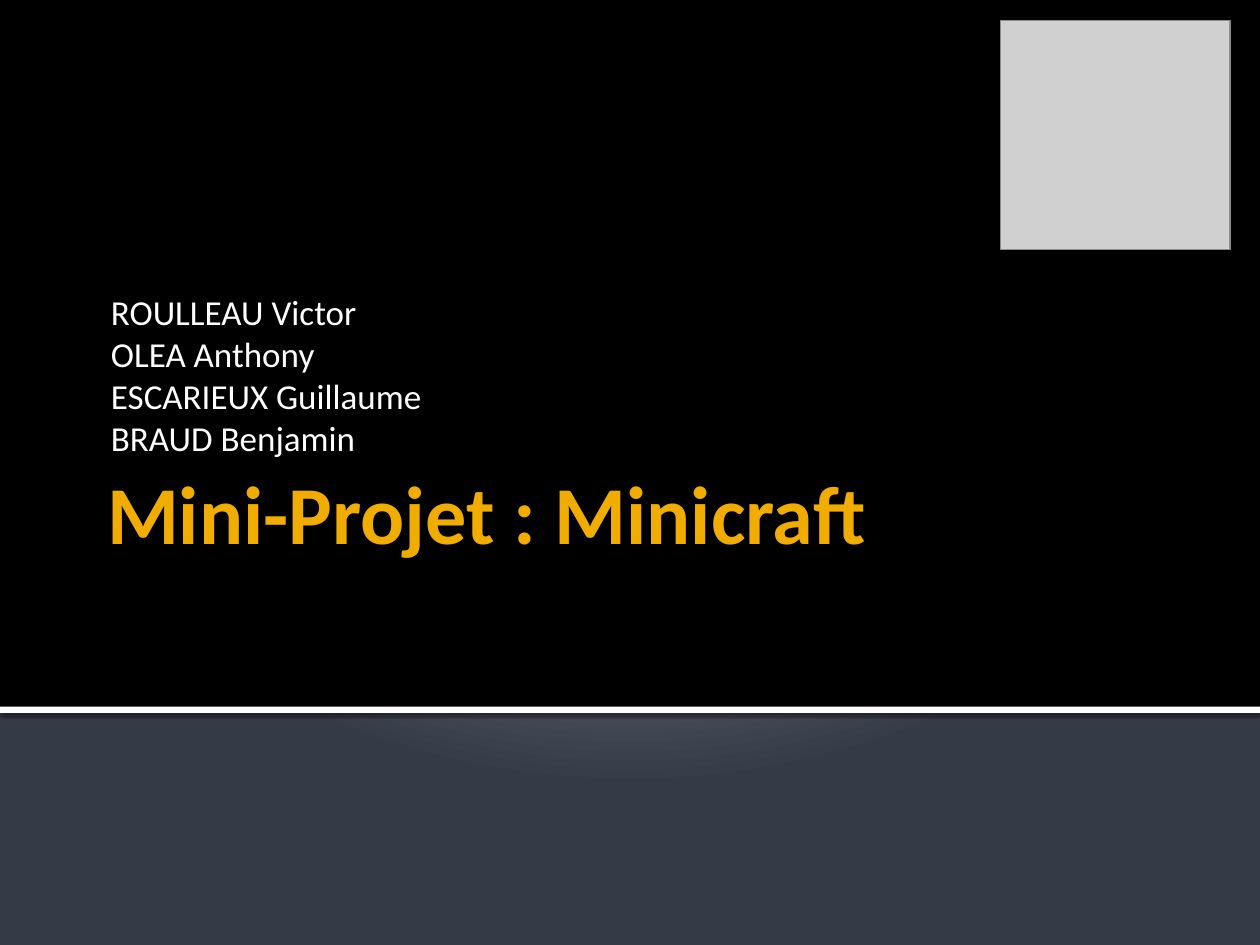
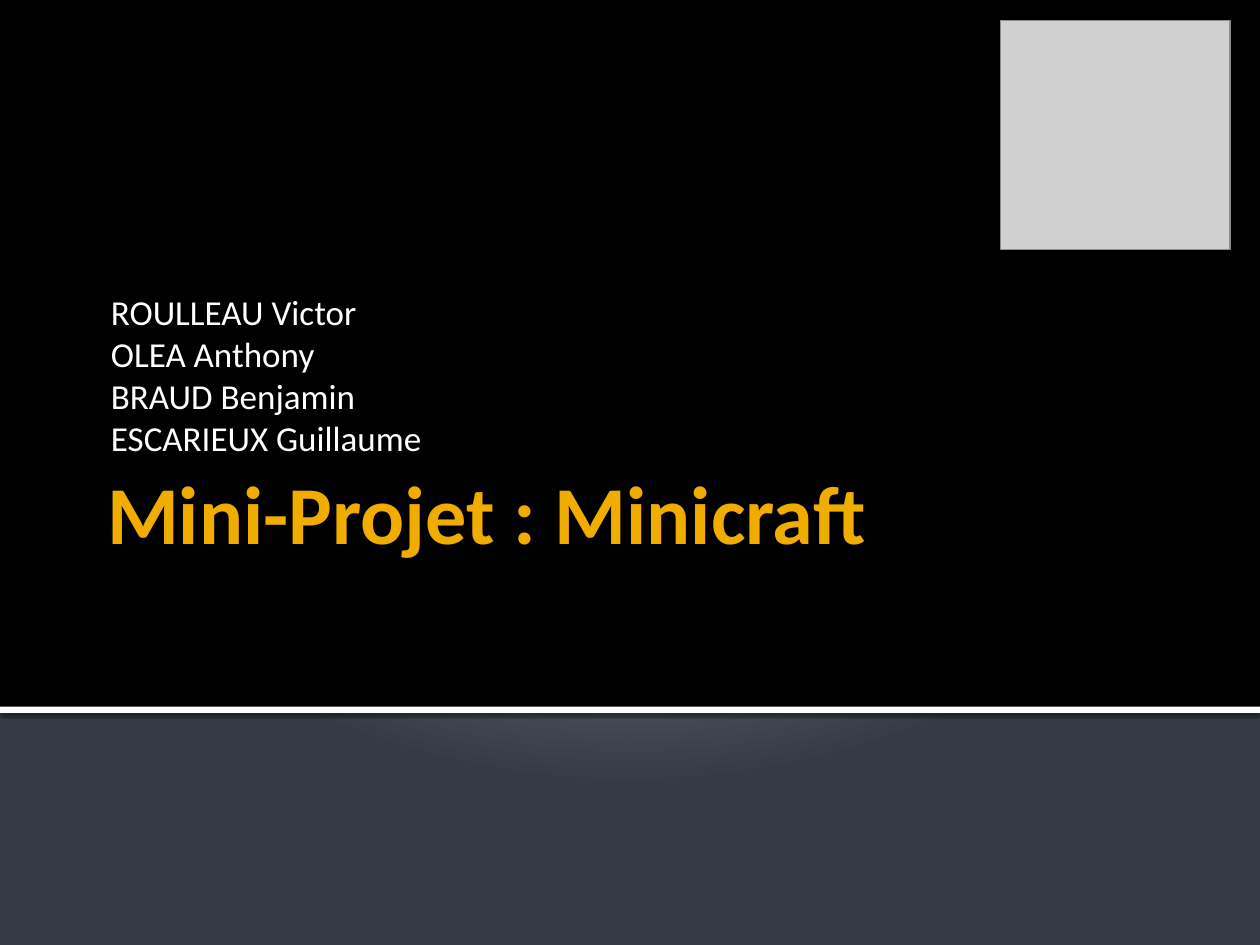
Before and after one commit to Louspirit/MiniCraft, a slide deck: slide 1 of doc/Presentation_Minicraft.pptx. Drawn at 1260x945 pixels with LibreOffice and Linux fonts; fonts in the diff are those of the drawing; grey boxes stand for pictures. Boxes give left, top, right and bottom in pixels: in the first picture for what was removed or moved away, otherwise in the second. Text is boxed around its words. In the diff, an @@ line names an element or a change of style, - is before the commit and + after.

```diff
--- a/doc/Presentation_Minicraft.pptx
+++ b/doc/Presentation_Minicraft.pptx
@@ subtitle at box(111, 385, 355, 415): paragraph added @@
+BRAUD Benjamin
@@ subtitle at box(111, 427, 355, 457): paragraph removed @@
-BRAUD Benjamin
```
Also in this commit, not shown: 1 other slide changed, 2 other files.
